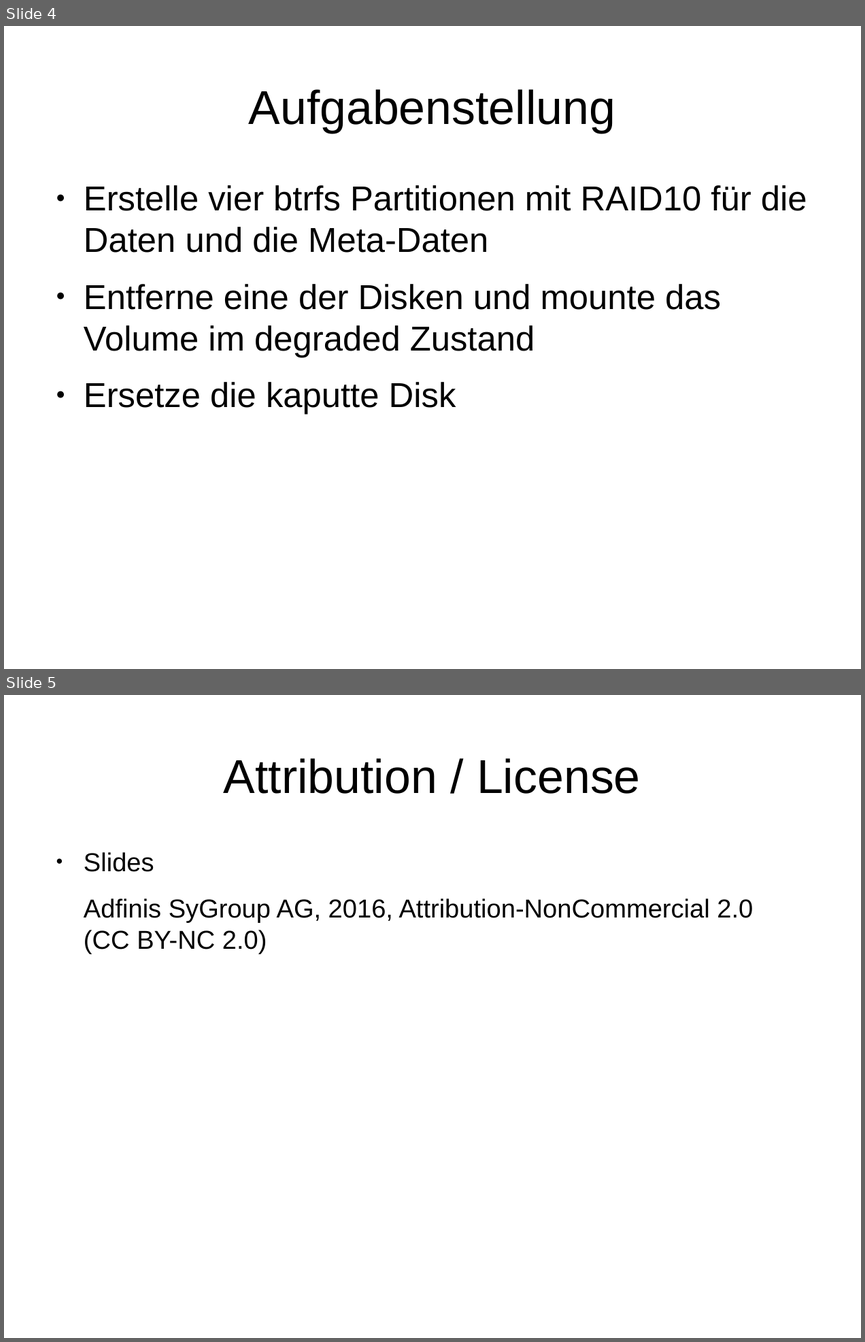
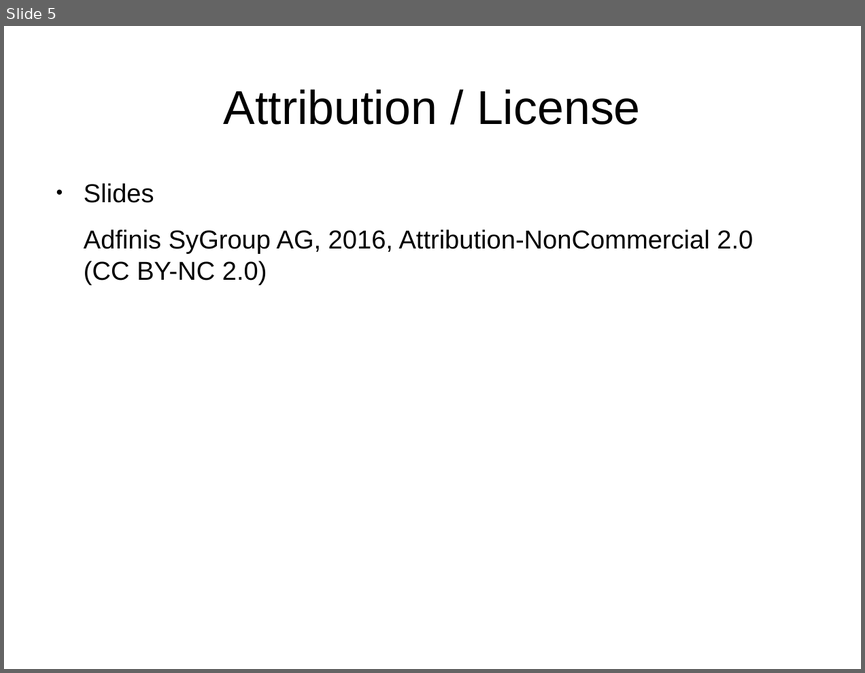
Before and after one commit to adfinis/adsy-trainings, a slide deck: SSA_SUSE-System-Administration/1004_grub2/modul_grub2_1004_03_handson.odp. Shown one above the other, each under a label of ours: slides 4 and 5 before the commit, slide 5 after it. The pictures are 865x1342 and 865x673 pixels, drawn with LibreOffice and Linux fonts; fonts in the diff are those of the drawing. Boxes give left, top, right and bottom in pixels: in the first picture for what was removed or moved away, otherwise in the second. Text is boxed around its words. In the diff, an @@ line names an element or a change of style, - is before the commit and + after.

```diff
--- a/SSA_SUSE-System-Administration/1004_grub2/modul_grub2_1004_03_handson.odp
+++ b/SSA_SUSE-System-Administration/1004_grub2/modul_grub2_1004_03_handson.odp
@@ slide 4 removed at (4, 26, 861, 669), background #FFFFFF @@
@@ title removed at (249, 89, 615, 133) @@
-Aufgabenstellung
@@ text removed at (84, 185, 807, 414) @@
-● Erstelle vier btrfs Partitionen mit RAID10 für die Daten und die Meta-Daten
-● Entferne eine der Disken und mounte das Volume im degraded Zustand
-● Ersetze die kaputte Disk
```
Also in this commit, not shown: 2 slides changed, 2 slides added, 1 other slide removed, 1 other file.
